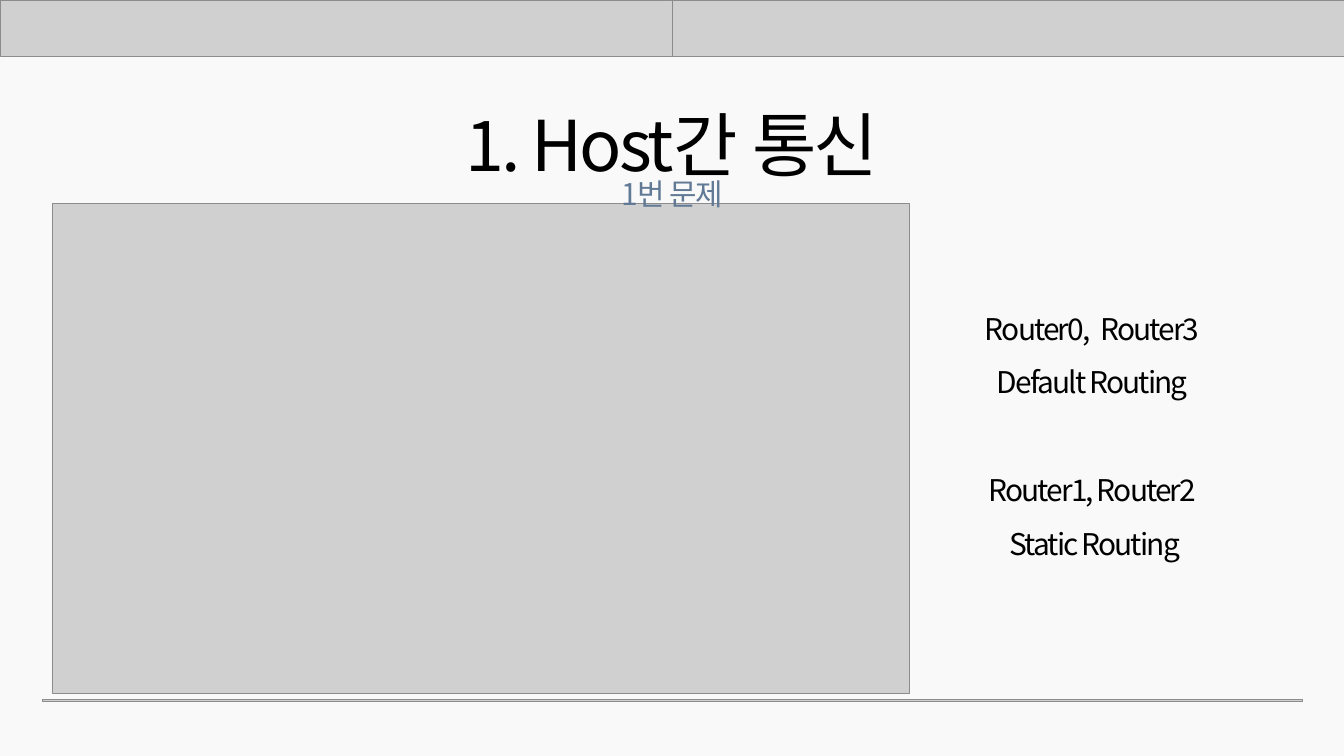
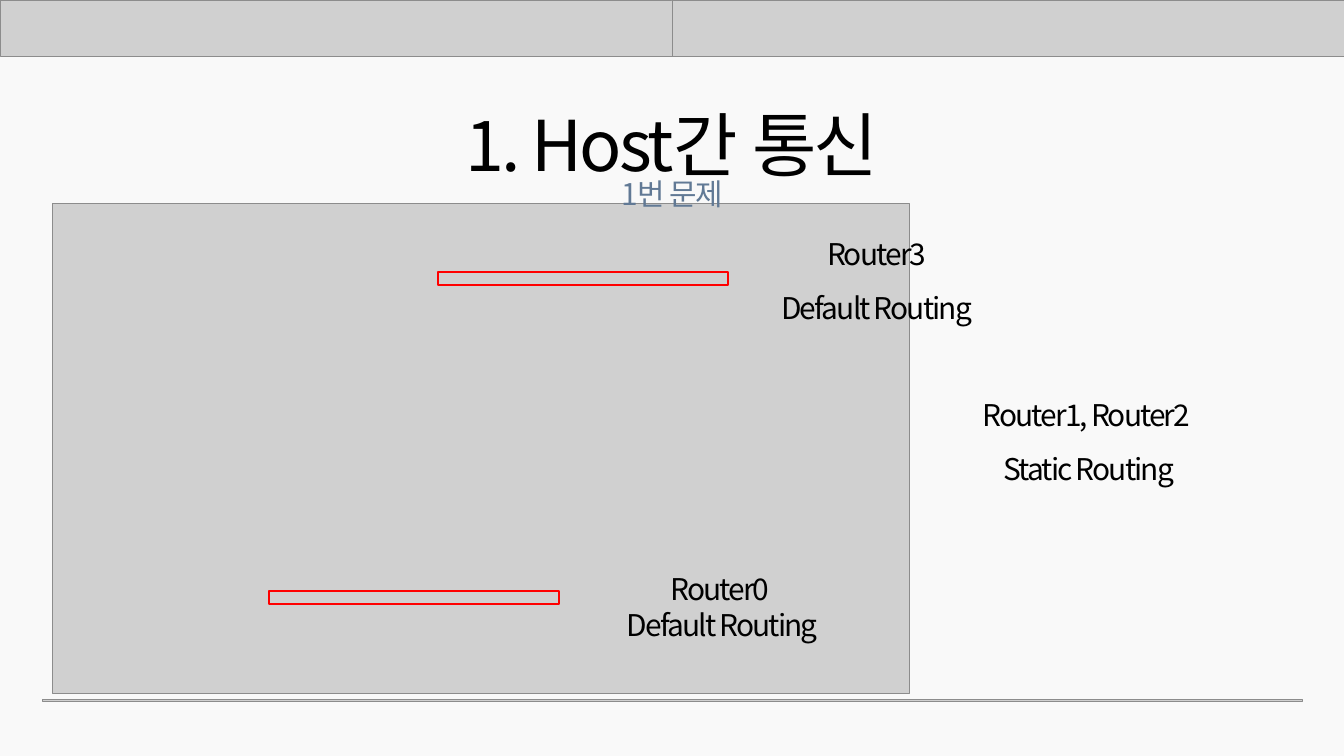
Before and after one commit to rombird/LEELEELIM, a slide deck: slide 3 of 응용SW기초기술활용.pptx. Drawn at 1344x756 pixels with LibreOffice and Linux fonts; fonts in the diff are those of the drawing; grey boxes stand for pictures. Boxes give left, top, right and bottom in pixels: in the first picture for what was removed or moved away, otherwise in the second. Text is boxed around its words. In the diff, an @@ line names an element or a change of style, - is before the commit and + after.

```diff
--- a/응용SW기초기술활용.pptx
+++ b/응용SW기초기술활용.pptx
@@ text "Router3": place and size @@
-text "Router3" at box(985, 318, 1199, 562)
+text "Router3" at box(781, 235, 972, 327)
@@ text at box(827, 235, 926, 273): text changed @@
-Router0, Router3
+Router3
@@ rectangle added at box(438, 271, 728, 285), outline #FF0000 2 pt @@
@@ text added at box(982, 404, 1190, 488), 32 pt, text #000000 @@
+Router1, Router2
+Static Routing
@@ text at box(988, 479, 1196, 562): paragraphs removed @@
-Router1, Router2
-Static Routing
@@ rectangle added at box(269, 591, 559, 604), outline #FF0000 2 pt @@
@@ text added at box(627, 578, 817, 644), 32 pt, text #000000 @@
+Router0
+Default Routing
```
Also in this commit, not shown: 9 other slides changed, 2 slides added, 1 other file.
